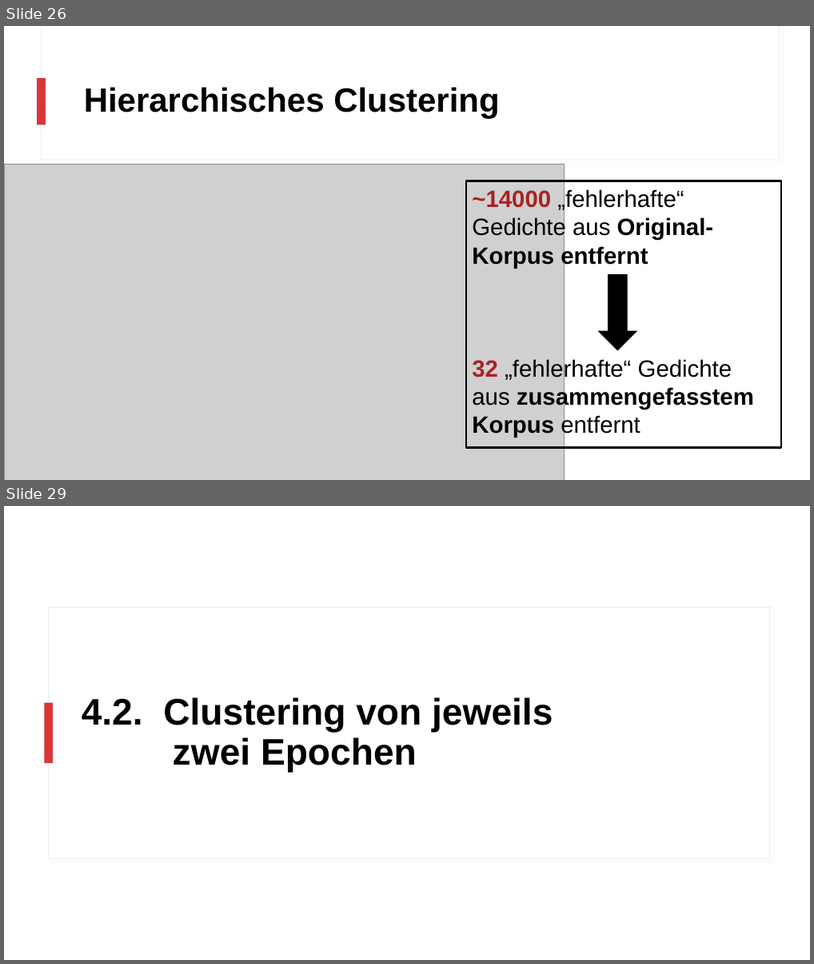
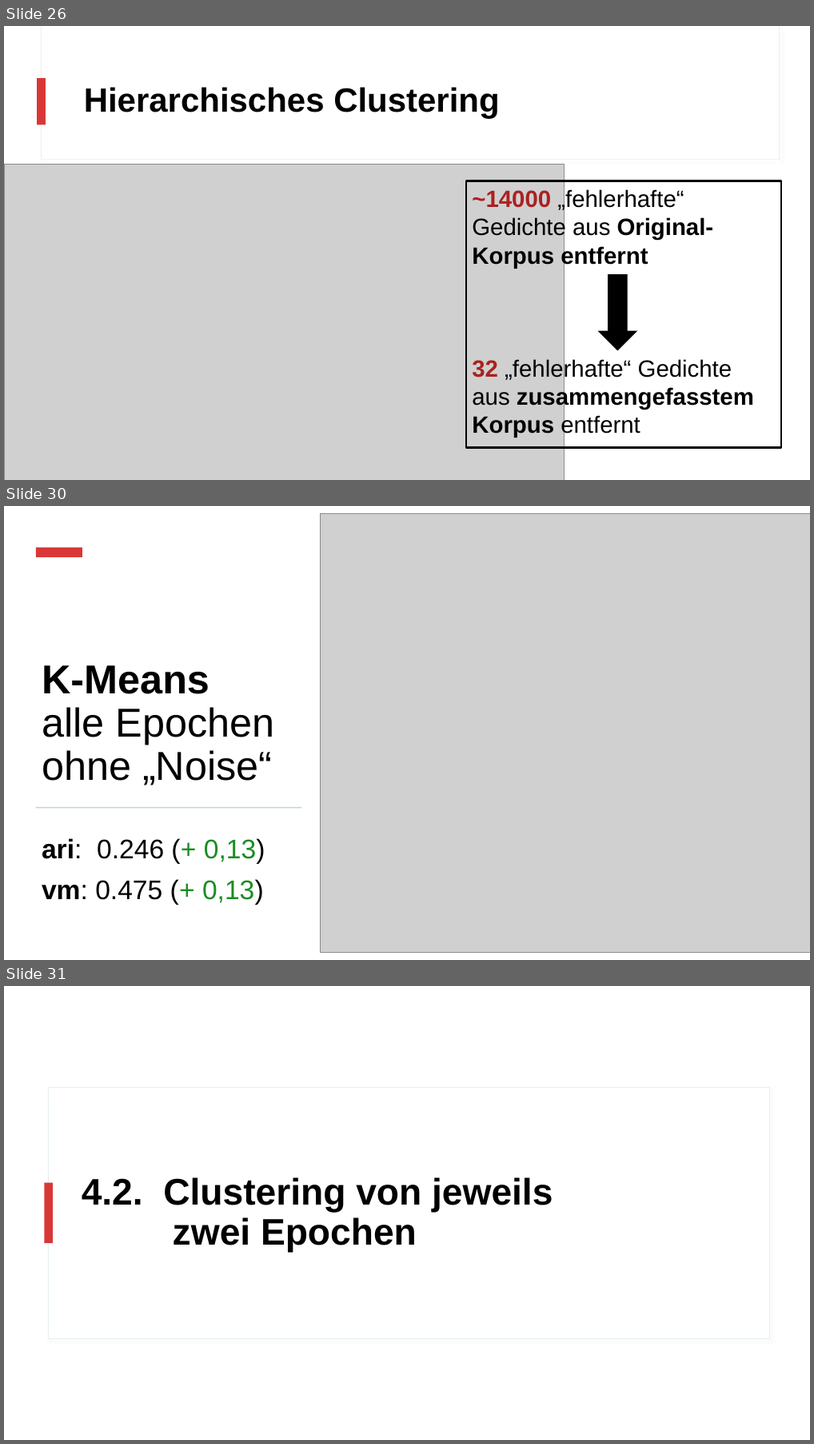
Before and after one commit to realjanpaulus/clusterpoems, a slide deck: presentation/clustering_presentation.pptx. Shown one above the other, each under a label of ours: slides 26 and 29 before the commit, slides 26, 30 and 31 after it; the slides between them are not shown. The pictures are 814x964 and 814x1444 pixels, drawn with LibreOffice and Linux fonts; fonts in the diff are those of the drawing; grey boxes stand for pictures. Boxes give left, top, right and bottom in pixels: in the first picture for what was removed or moved away, otherwise in the second. Text is boxed around its words. In the diff, an @@ line names an element or a change of style, - is before the commit and + after.

Commit message:
edit: noiseless

```diff
--- a/presentation/clustering_presentation.pptx
+++ b/presentation/clustering_presentation.pptx
@@ slide 30 added at bbox=[4, 506, 810, 960], background #FFFFFF; not listed: 2 template elements that a slide beside it also shows @@
@@ rectangle added at bbox=[4, 506, 810, 960], fill #FFFFFF @@
@@ picture added at bbox=[320, 513, 810, 952] @@
@@ rectangle added at bbox=[36, 548, 82, 557], fill #D93737 @@
@@ title added at bbox=[42, 665, 274, 785], 48 pt, text #000000 @@
+K-Means
+alle Epochen
+ohne „Noise“
@@ rectangle added at bbox=[36, 807, 302, 808], fill #BDD5DB @@
@@ text added at bbox=[42, 838, 266, 904], 32 pt, text #000000 @@
+ari: 0.246 (+ 0,13)
+vm: 0.475 (+ 0,13)
@@ what was slide 29 is now slide 31 @@
```
Also in this commit, not shown: 1 slide changed, 3 other slides added, 2 slides removed, 23 other files.
